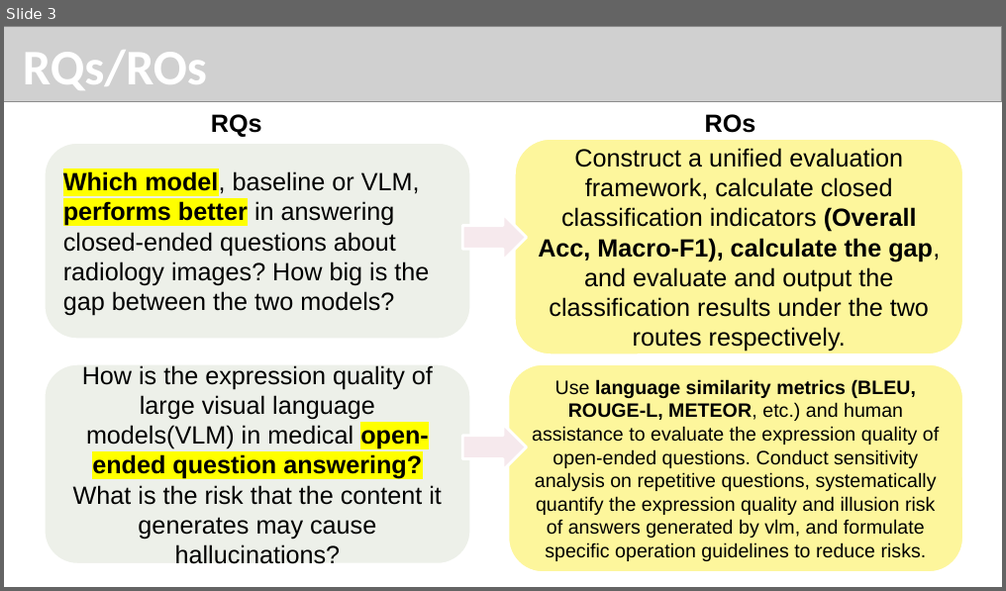
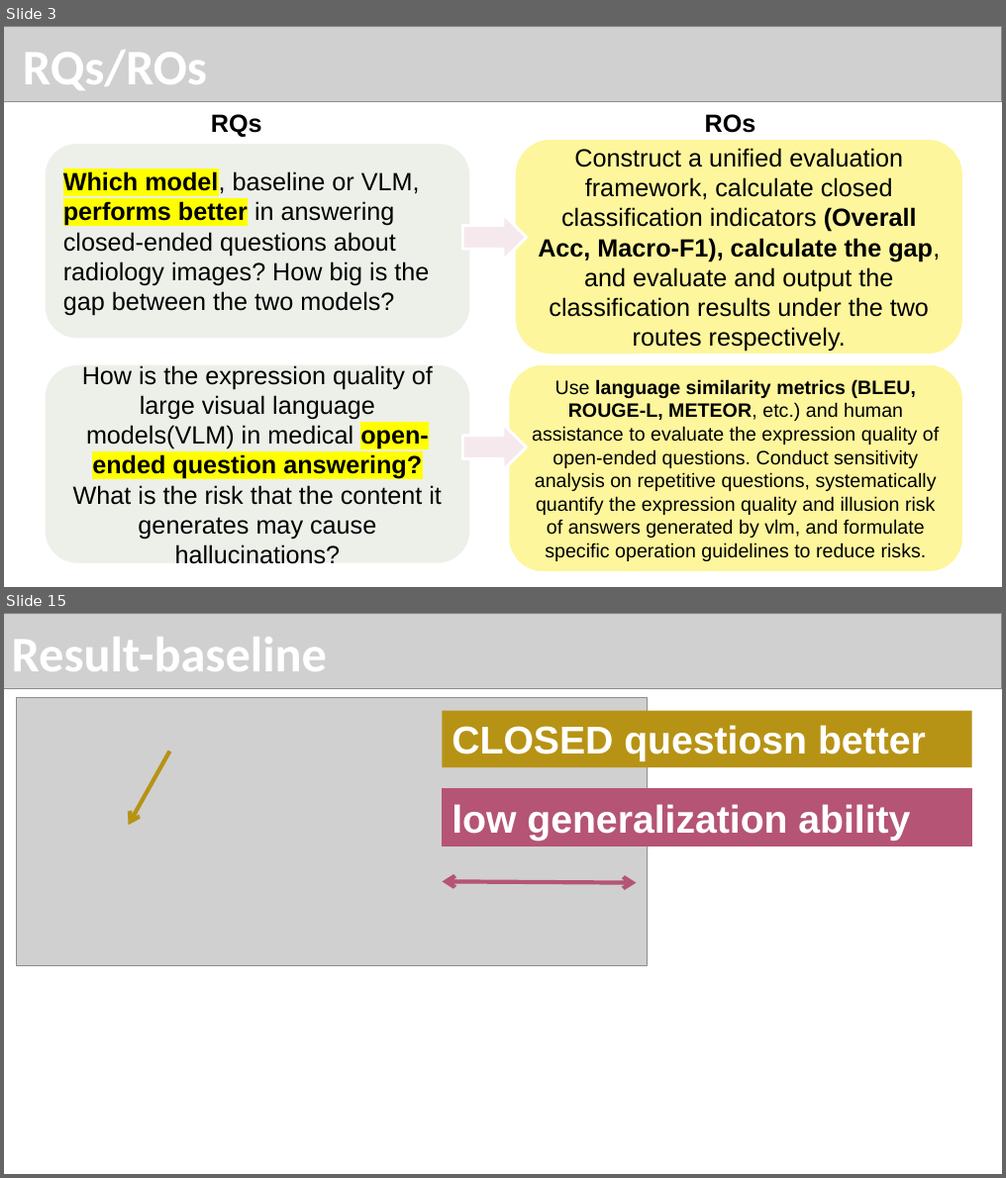
Before and after one commit to zhongjp21-coder/WOA7015_AlternativeAsscement, a slide deck: Report Dir/WOX7001_assignment2_zouting(24201617).pptx. Shown one above the other, each under a label of ours: slide 3 before the commit, slides 3 and 15 after it; the slides between them are not shown. The pictures are 1006x591 and 1006x1178 pixels, drawn with LibreOffice and Linux fonts; fonts in the diff are those of the drawing; grey boxes stand for pictures. Boxes give left, top, right and bottom in pixels: in the first picture for what was removed or moved away, otherwise in the second. Text is boxed around its words. In the diff, an @@ line names an element or a change of style, - is before the commit and + after.

```diff
--- a/Report Dir/WOX7001_assignment2_zouting(24201617).pptx
+++ b/Report Dir/WOX7001_assignment2_zouting(24201617).pptx
@@ slide 15 added at [4, 613, 1002, 1174], background #FFFFFF @@
@@ picture added at [4, 613, 1002, 689] @@
@@ title added at [12, 637, 327, 671], 36 pt, text #FFFFFF, bold @@
+Result-baseline
@@ picture added at [16, 698, 647, 965] @@
@@ rectangle added at [443, 711, 972, 767], fill #B79315, 28 pt, text #FFFFFF, bold @@
+CLOSED questiosn better
@@ arrow added from (169, 751) to (129, 825), #B79315 3 pt @@
@@ rectangle added at [443, 789, 972, 847], fill #B55475, outline #B55475 0.75 pt, 28 pt, text #FFFFFF, bold @@
+low generalization ability
@@ double arrow added from (443, 881) to (636, 882), #B55475 3 pt @@
```
Also in this commit, not shown: 5 slides changed, 6 other slides added, 3 other files.
